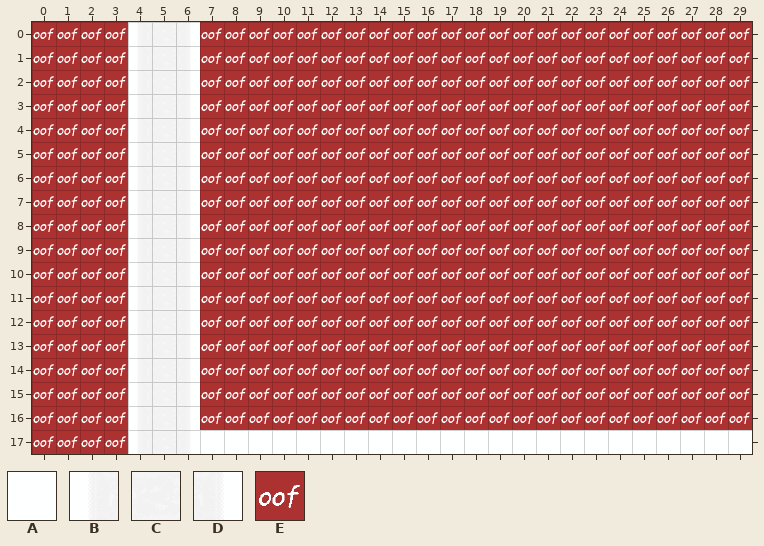
Tiled map, stored at Assets/Maps/LL_01.tmx. Above is the file before it was changed.
Cells are 64x64 px. Shown: x 0..29, y 0..17.
Key: from "BackgroundTileset": A 0, B 24, C 25, D 26; from "SpecialTileset": E 0.
_ is an empty cell, # one hidden under a higher layer.
Layers that did not change in this view are not listed.
Layer "Background" before, first column x 0:
 0 ####BCD#######################
 1 ####BCD#######################
 2 ####BCD#######################
 3 ####BCD#######################
 4 ####BCD#######################
 5 ####BCD#######################
 6 ####BCD#######################
 7 ####BCD#######################
 8 ####BCD#######################
 9 ####BCD#######################
10 ####BCD#######################
11 ####BCD#######################
12 ####BCD#######################
13 ####BCD#######################
14 ####BCD#######################
15 ####BCD#######################
16 ####BCD#######################
17 ####BCDAAAAAAAAAAAAAAAAAAAAAAA
Layer "Special" before, first column x 0:
 0 EEEE___EEEEEEEEEEEEEEEEEEEEEEE
 1 EEEE___EEEEEEEEEEEEEEEEEEEEEEE
 2 EEEE___EEEEEEEEEEEEEEEEEEEEEEE
 3 EEEE___EEEEEEEEEEEEEEEEEEEEEEE
 4 EEEE___EEEEEEEEEEEEEEEEEEEEEEE
 5 EEEE___EEEEEEEEEEEEEEEEEEEEEEE
 6 EEEE___EEEEEEEEEEEEEEEEEEEEEEE
 7 EEEE___EEEEEEEEEEEEEEEEEEEEEEE
 8 EEEE___EEEEEEEEEEEEEEEEEEEEEEE
 9 EEEE___EEEEEEEEEEEEEEEEEEEEEEE
10 EEEE___EEEEEEEEEEEEEEEEEEEEEEE
11 EEEE___EEEEEEEEEEEEEEEEEEEEEEE
12 EEEE___EEEEEEEEEEEEEEEEEEEEEEE
13 EEEE___EEEEEEEEEEEEEEEEEEEEEEE
14 EEEE___EEEEEEEEEEEEEEEEEEEEEEE
15 EEEE___EEEEEEEEEEEEEEEEEEEEEEE
16 EEEE___EEEEEEEEEEEEEEEEEEEEEEE
17 EEEE__________________________
Now the later version:
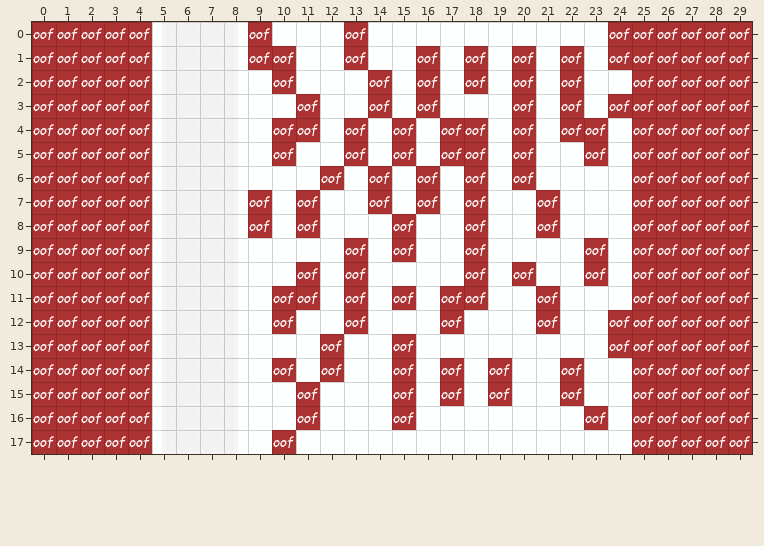
Tiles of an added or newly shown layer are drawn over the layers below it.
Changes in this commit:
Layer "Background" (removed):
y 0..16: x 4 B -> _
y 17: x 4 B -> _; x 10 A -> _; x 25..29 AAAAA -> _____
Layer "Snow" (added):
y 0: x 10..12 ___ -> AAA; x 14..23 __________ -> AAAAAAAAAA
y 1: x 11..12 __ -> AA; x 14..15 __ -> AA; x 17 _ -> A; x 19 _ -> A; x 21 _ -> A; x 23 _ -> A
y 2: x 9 _ -> A; x 11..13 ___ -> AAA; x 15 _ -> A; x 17 _ -> A; x 19 _ -> A; x 21 _ -> A; x 23..24 __ -> AA
y 3: x 9..10 __ -> AA; x 12..13 __ -> AA; x 15 _ -> A; x 17..19 ___ -> AAA; x 21 _ -> A; x 23 _ -> A
y 4: x 9 _ -> A; x 12 _ -> A; x 14 _ -> A; x 16 _ -> A; x 19 _ -> A; x 21 _ -> A; x 24 _ -> A
y 5: x 9 _ -> A; x 11..12 __ -> AA; x 14 _ -> A; x 16 _ -> A; x 19 _ -> A; x 21..22 __ -> AA; x 24 _ -> A
y 6: x 9..11 ___ -> AAA; x 13 _ -> A; x 15 _ -> A; x 17 _ -> A; x 19 _ -> A; x 21..24 ____ -> AAAA
y 7: x 10 _ -> A; x 12..13 __ -> AA; x 15 _ -> A; x 17 _ -> A; x 19..20 __ -> AA; x 22..24 ___ -> AAA
y 8: x 10 _ -> A; x 12..14 ___ -> AAA; x 16..17 __ -> AA; x 19..20 __ -> AA; x 22..24 ___ -> AAA
y 9: x 9..12 ____ -> AAAA; x 14 _ -> A; x 16..17 __ -> AA; x 19..22 ____ -> AAAA; x 24 _ -> A
y 10: x 9..10 __ -> AA; x 12 _ -> A; x 14..17 ____ -> AAAA; x 19 _ -> A; x 21..22 __ -> AA; x 24 _ -> A
y 11: x 9 _ -> A; x 12 _ -> A; x 14 _ -> A; x 16 _ -> A; x 19..20 __ -> AA; x 22..24 ___ -> AAA
y 12: x 9 _ -> A; x 11..12 __ -> AA; x 14..16 ___ -> AAA; x 18..20 ___ -> AAA; x 22..23 __ -> AA
y 13: x 9..11 ___ -> AAA; x 13..14 __ -> AA; x 16..23 ________ -> AAAAAAAA
y 14: x 9 _ -> A; x 11 _ -> A; x 13..14 __ -> AA; x 16 _ -> A; x 18 _ -> A; x 20..21 __ -> AA; x 23..24 __ -> AA
y 15: x 9..10 __ -> AA; x 12..14 ___ -> AAA; x 16 _ -> A; x 18 _ -> A; x 20..21 __ -> AA; x 23..24 __ -> AA
y 16: x 9..10 __ -> AA; x 12..14 ___ -> AAA; x 16..22 _______ -> AAAAAAA; x 24 _ -> A
Layer "Background - LL" (added):
y 0..16: x 7..8 __ -> CD
Layer "Special":
y 0: x 4 _ -> E; x 7..8 EE -> __; x 10..12 EEE -> ___; x 14..23 EEEEEEEEEE -> __________
y 1: x 4 _ -> E; x 7..8 EE -> __; x 11..12 EE -> __; x 14..15 EE -> __; x 17 E -> _; x 19 E -> _; x 21 E -> _; x 23 E -> _
y 2: x 4 _ -> E; x 7..9 EEE -> ___; x 11..13 EEE -> ___; x 15 E -> _; x 17 E -> _; x 19 E -> _; x 21 E -> _; x 23..24 EE -> __
y 3: x 4 _ -> E; x 7..10 EEEE -> ____; x 12..13 EE -> __; x 15 E -> _; x 17..19 EEE -> ___; x 21 E -> _; x 23 E -> _
y 4: x 4 _ -> E; x 7..9 EEE -> ___; x 12 E -> _; x 14 E -> _; x 16 E -> _; x 19 E -> _; x 21 E -> _; x 24 E -> _
y 5: x 4 _ -> E; x 7..9 EEE -> ___; x 11..12 EE -> __; x 14 E -> _; x 16 E -> _; x 19 E -> _; x 21..22 EE -> __; x 24 E -> _
y 6: x 4 _ -> E; x 7..11 EEEEE -> _____; x 13 E -> _; x 15 E -> _; x 17 E -> _; x 19 E -> _; x 21..24 EEEE -> ____
y 7: x 4 _ -> E; x 7..8 EE -> __; x 10 E -> _; x 12..13 EE -> __; x 15 E -> _; x 17 E -> _; x 19..20 EE -> __; x 22..24 EEE -> ___
y 8: x 4 _ -> E; x 7..8 EE -> __; x 10 E -> _; x 12..14 EEE -> ___; x 16..17 EE -> __; x 19..20 EE -> __; x 22..24 EEE -> ___
y 9: x 4 _ -> E; x 7..12 EEEEEE -> ______; x 14 E -> _; x 16..17 EE -> __; x 19..22 EEEE -> ____; x 24 E -> _
y 10: x 4 _ -> E; x 7..10 EEEE -> ____; x 12 E -> _; x 14..17 EEEE -> ____; x 19 E -> _; x 21..22 EE -> __; x 24 E -> _
y 11: x 4 _ -> E; x 7..9 EEE -> ___; x 12 E -> _; x 14 E -> _; x 16 E -> _; x 19..20 EE -> __; x 22..24 EEE -> ___
y 12: x 4 _ -> E; x 7..9 EEE -> ___; x 11..12 EE -> __; x 14..16 EEE -> ___; x 18..20 EEE -> ___; x 22..23 EE -> __
y 13: x 4 _ -> E; x 7..11 EEEEE -> _____; x 13..14 EE -> __; x 16..23 EEEEEEEE -> ________
y 14: x 4 _ -> E; x 7..9 EEE -> ___; x 11 E -> _; x 13..14 EE -> __; x 16 E -> _; x 18 E -> _; x 20..21 EE -> __; x 23..24 EE -> __
y 15: x 4 _ -> E; x 7..10 EEEE -> ____; x 12..14 EEE -> ___; x 16 E -> _; x 18 E -> _; x 20..21 EE -> __; x 23..24 EE -> __
y 16: x 4 _ -> E; x 7..10 EEEE -> ____; x 12..14 EEE -> ___; x 16..22 EEEEEEE -> _______; x 24 E -> _
y 17: x 4 _ -> E; x 10 _ -> E; x 25..29 _____ -> EEEEE
